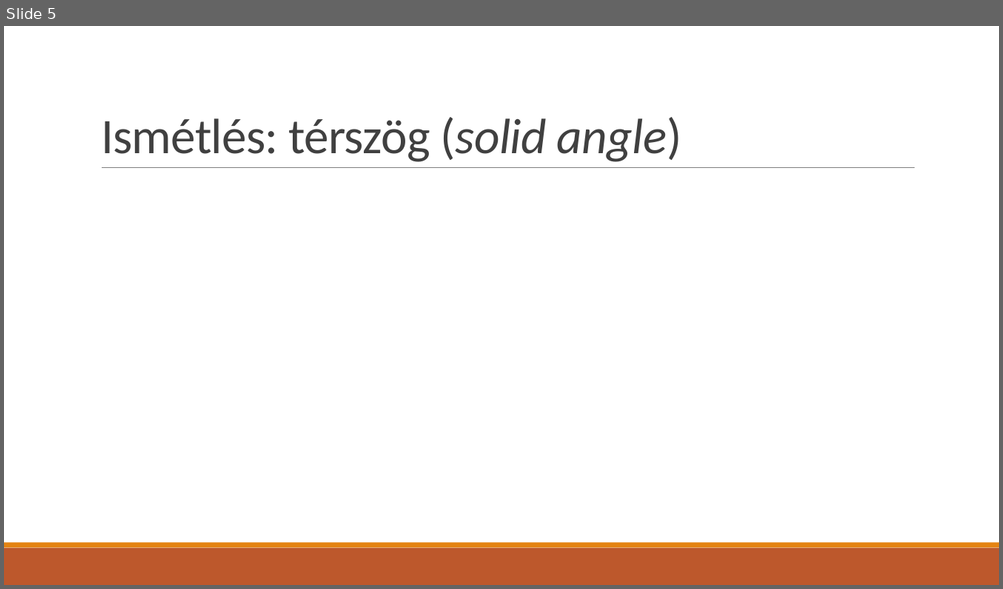
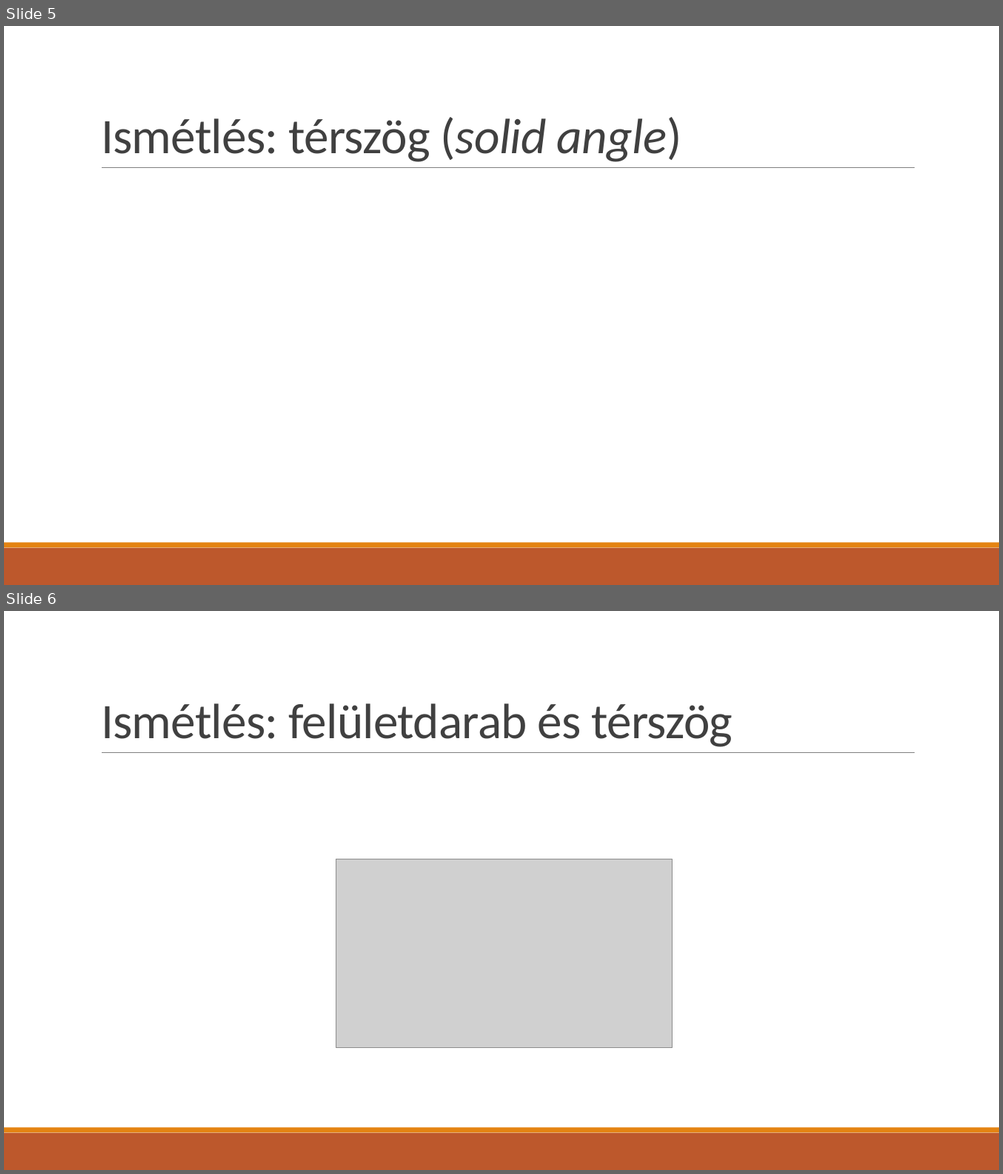
Before and after one commit to asylum2010/Asylum-s-ELTE-Exercises, a slide deck: PBR_EA_01.pptx. Shown one above the other, each under a label of ours: slide 5 before the commit, slides 5 and 6 after it. The pictures are 1003x589 and 1003x1174 pixels, drawn with LibreOffice and Linux fonts; fonts in the diff are those of the drawing; grey boxes stand for pictures. Boxes give left, top, right and bottom in pixels: in the first picture for what was removed or moved away, otherwise in the second. Text is boxed around its words. In the diff, an @@ line names an element or a change of style, - is before the commit and + after.

```diff
--- a/PBR_EA_01.pptx
+++ b/PBR_EA_01.pptx
@@ slide 6 added at (x1=4, y1=611, x2=999, y2=1170), background #FFFFFF; not listed: 3 template elements that a slide beside it also shows @@
@@ title added at (x1=101, y1=703, x2=732, y2=747), 48 pt, text #404040 @@
+Ismétlés: felületdarab és térszög
@@ picture added at (x1=336, y1=860, x2=671, y2=1048) @@
```
Also in this commit, not shown: 1 slide changed, 9 other slides added, 6 other files.
